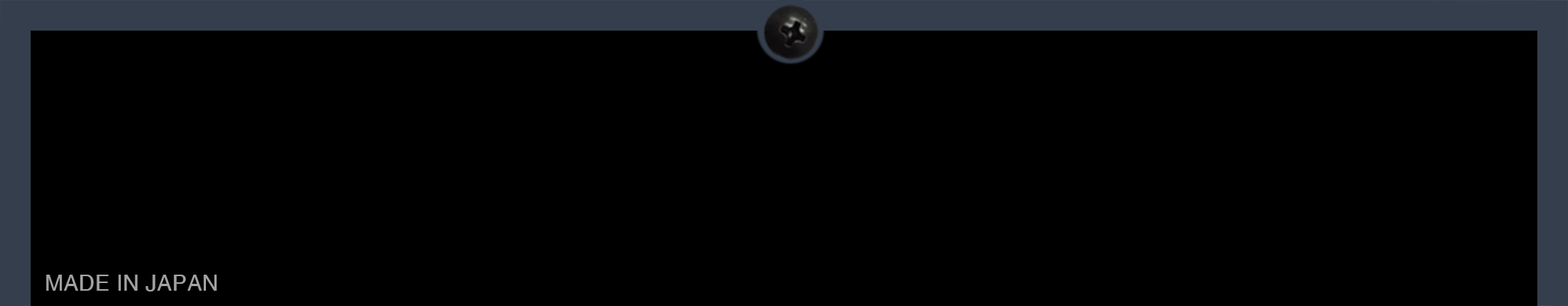
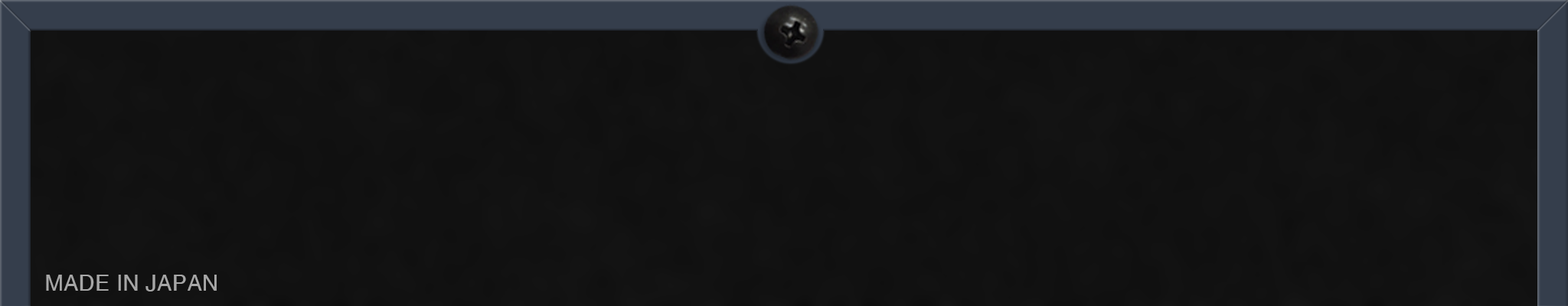
Two versions of the same layered image (1568px x 306px). Layer-by-layer changes:
"Shadow": opacity 100% → 30%, painted on it over box(755, 9, 860, 163)
added layer "グラデーション 6" (30%) in group "Back" over box(1537, 29, 1541, 306)
added layer "グラデーション 5" (50%) in group "Back" over box(29, 28, 1538, 31)
added layer "グラデーション 4" (50%) in group "Back" over box(27, 30, 31, 306)
added layer "グラデーション 3" (30%) in group "Back" over box(1564, 0, 1568, 306)
added layer "グラデーション 2" (20%) in group "Back" over box(0, 0, 1568, 3)
added layer "グラデーション 1" (20%) in group "Back" over box(0, 0, 3, 306)
added layer "レイヤー 3" (50%) in group "Back" over box(0, 0, 1568, 33)
added layer "レイヤー 5" (15%) above "レイヤー 1" over box(0, 0, 1568, 306)
